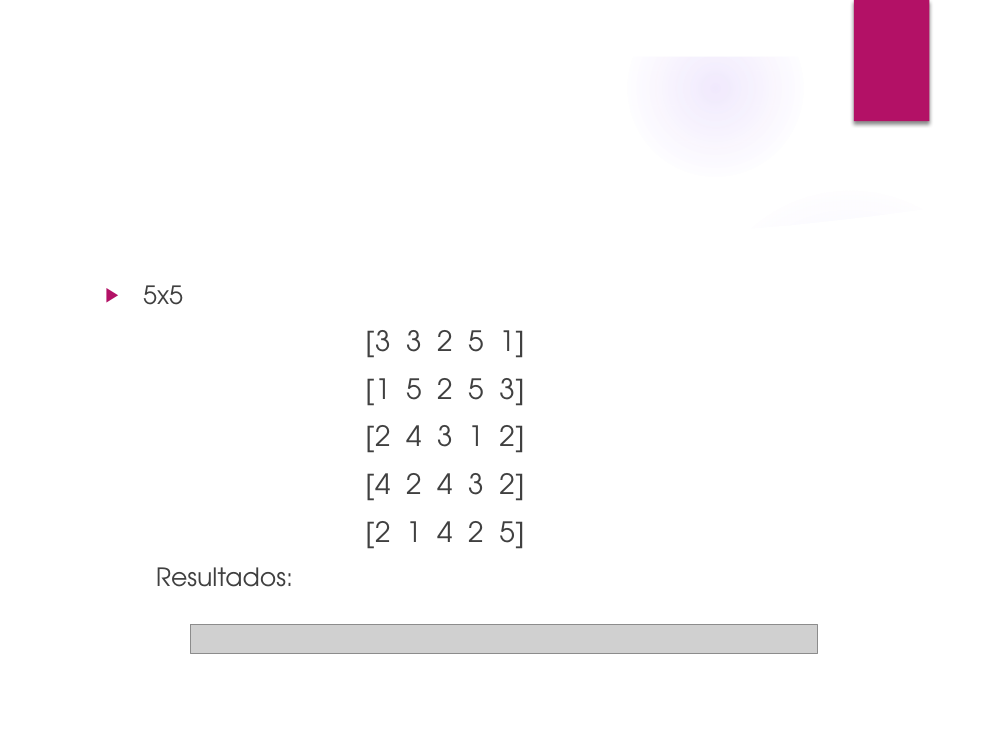
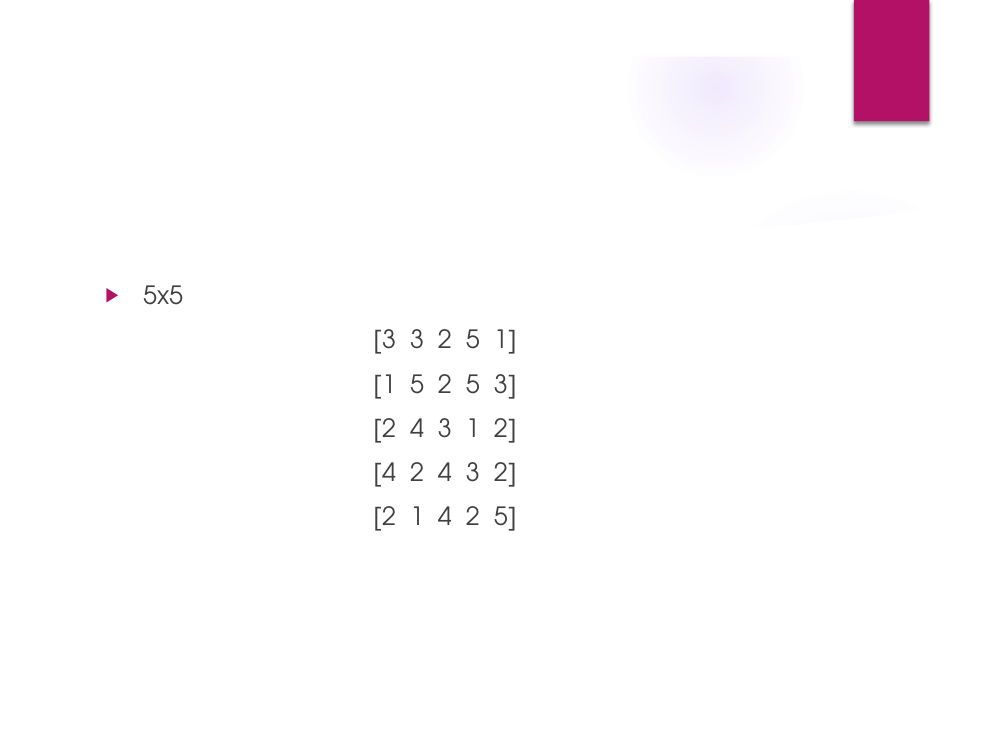
Before and after one commit to raunavcru/hitori-ia, a slide deck: slide 11 of Presentacion.pptx (slide 9 before the commit). Drawn at 1008x756 pixels with LibreOffice and Linux fonts; fonts in the diff are those of the drawing; grey boxes stand for pictures; background and template pictures are left out. Boxes give left, top, right and bottom in pixels: in the first picture for what was removed or moved away, otherwise in the second. Text is boxed around its words. In the diff, an @@ line names an element or a change of style, - is before the commit and + after.

```diff
--- a/Presentacion.pptx
+++ b/Presentacion.pptx
@@ text at bbox=[143, 285, 517, 531]: paragraph removed @@
-Resultados:
@@ text at bbox=[373, 329, 517, 531]: size 20 to 18 pt @@
@@ picture removed at bbox=[191, 624, 816, 653] @@
```
Also in this commit, not shown: 5 other slides changed, 5 slides added.
